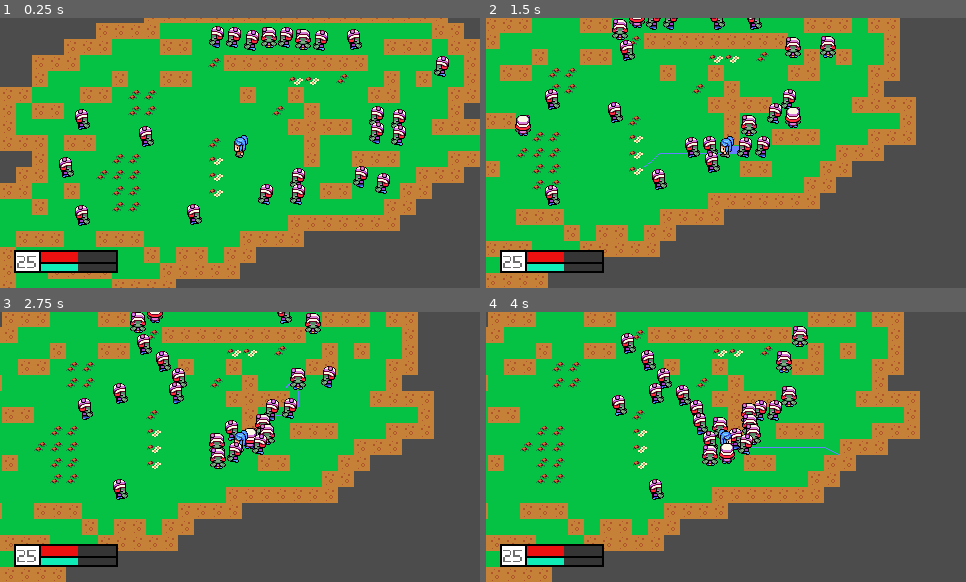
Above: before the commit, frames 1-4 (two rows, left to right).
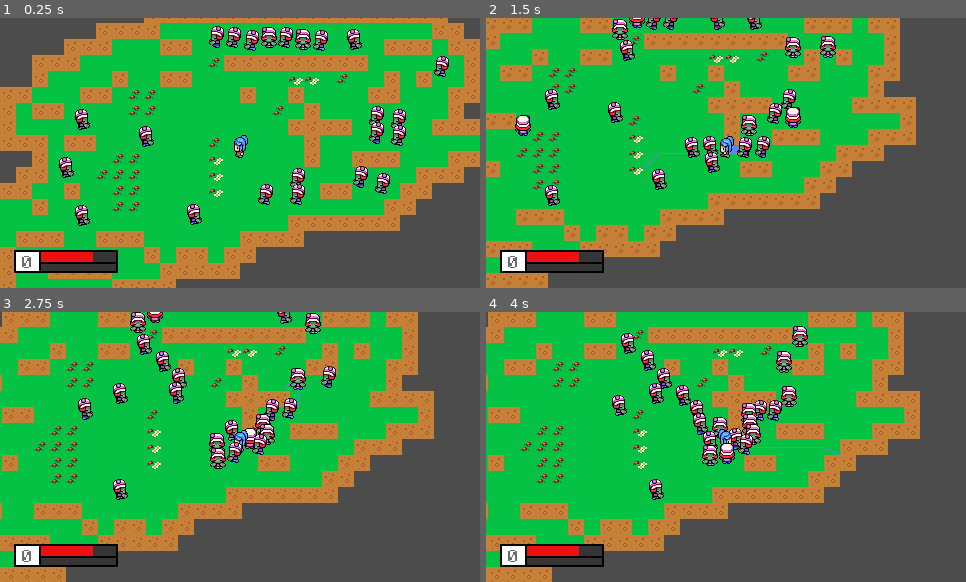
Above: after the commit, the same moments.

Repository: destroysound/DungeonCrawl
Game: Godot game, scene res://GameScene.tscn
The game is run twice, just before and just after one commit, with the same random seed, the same clock (stepped at 60 frames per second) and the same inputs.
Inputs (mouse positions are in pixels of both pictures, inside the frame that each line leads up to):
- Up to frame 1 (0.25 s): no input
- Up to frame 2 (1.5 s): move the mouse to (831, 139) at 0.52 s; tap Space (attack) at 0.6, 1.35 s; click (831, 139) at 0.67 s; move the mouse to (630, 166) at 1.27 s; click (630, 166) at 1.42 s
- Up to frame 3 (2.75 s): move the mouse to (288, 387) at 2.02 s; tap Space (attack) at 2.1 s; click (288, 387) at 2.17 s
- Up to frame 4 (4 s): move the mouse to (702, 501) at 2.77 s; tap Space (attack) at 2.85, 3.6 s; click (702, 501) at 2.92 s; move the mouse to (870, 487) at 3.52 s; click (870, 487) at 3.67 s

The runs differ from the first frame. In frame 1, 0.4% of the frame differs, in the area x 3-20%, y 86-94%; in frame 2, 0.4%; in frame 3, 0.4%; in frame 4, 0.4%.

Commit message:
UI fixes

Diff:
--- a/PathingEntity.gd
+++ b/PathingEntity.gd
@@ -1,6 +1,6 @@
 extends KinematicBody2D
 
-var curHp : int = 10
+var curHp : int = 7
 var maxHp : int = 10
 var speed : = 150.0
 var damage : = 5
--- a/Player.gd
+++ b/Player.gd
@@ -1,5 +1,5 @@
 extends "res://PathingEntity.gd"
-onready var ui = get_node("/root/MainScene/CanvasLayer/UI")
+onready var ui = get_node("/root/GameScene/CanvasLayer/UI")
 onready var rayCast = get_node("RayCast2D")
 onready var weapon : Area2D = $Weapon;
 onready var weaponCollider : CollisionShape2D = $Weapon/WeaponCollider;
@@ -9,7 +9,7 @@
 var xpToNextLevel : int = 50
 var xpToLevelIncreaseRate : float = 1.2
 
-func ready ():
+func _ready ():
 	ui.update_level_text(curLevel)
 	ui.update_health_bar(curHp, maxHp)
 	ui.update_xp_bar(curXp,xpToNextLevel)
--- a/UI.gd
+++ b/UI.gd
@@ -2,7 +2,7 @@
 
 onready var levelText : Label = get_node("BG/LevelBG/LevelText")
 onready var healthBar : TextureProgress = get_node("BG/HealthBar")
-onready var xpBar : TextureProgress = get_node("BG/XpBar")
+onready var xpBar : TextureProgress = get_node("BG/XPBar")
 
 func update_level_text (level):
 	levelText.text = str(level)
--- a/UI.tscn
+++ b/UI.tscn
@@ -34,7 +34,7 @@
 "_edit_use_anchors_": false
 }
 
-[node name="Label" type="Label" parent="BG/LevelBG"]
+[node name="LevelText" type="Label" parent="BG/LevelBG"]
 margin_right = 55.0
 margin_bottom = 55.0
 custom_fonts/font = ExtResource( 2 )
--- a/project.godot
+++ b/project.godot
@@ -17,7 +17,7 @@
 
 config/name="DungeonCrawl"
 run/main_scene="res://GameScene.tscn"
-config/icon="res://UItextures/icon.png"
+config/icon="res://icon.png"
 
 [display]
 
